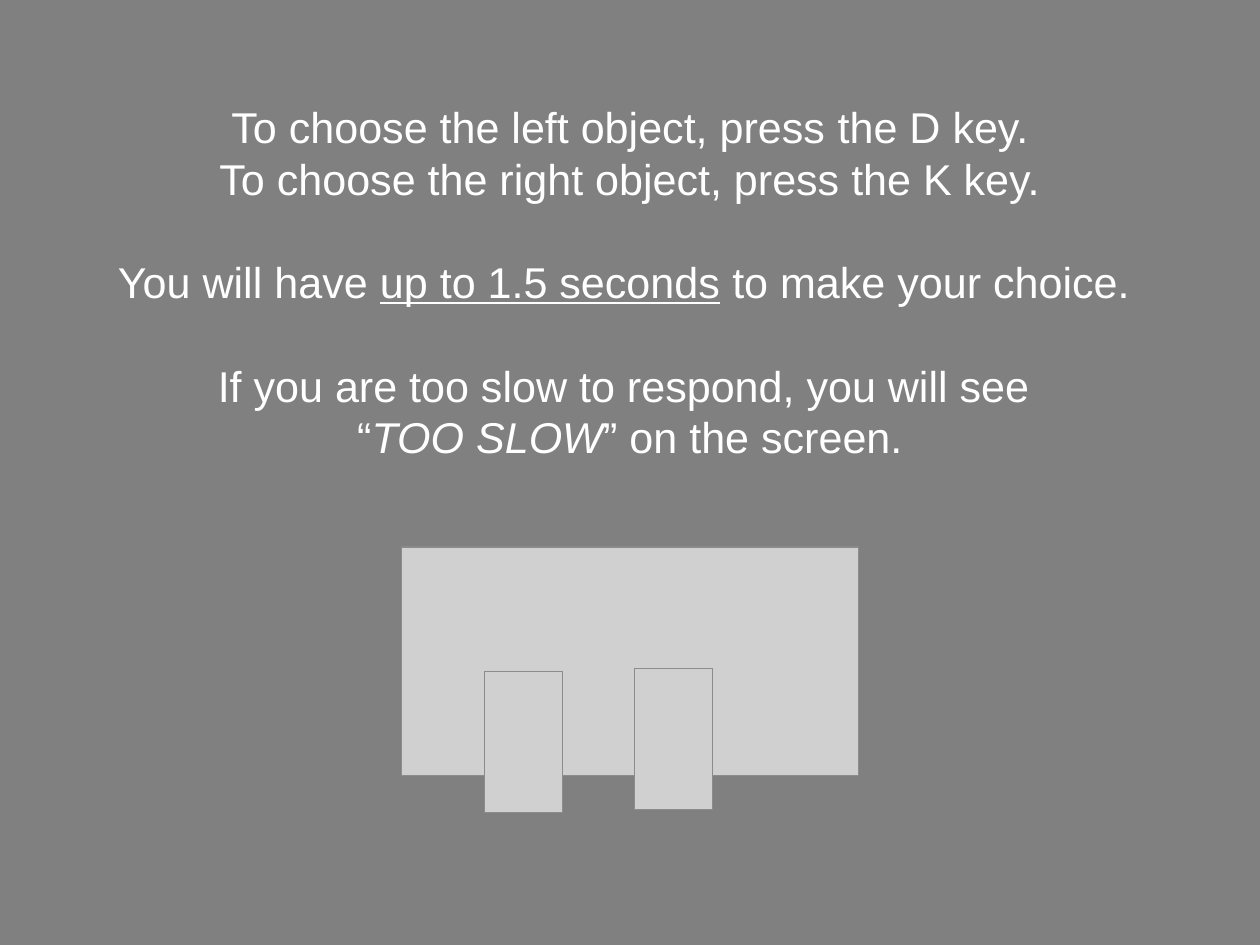
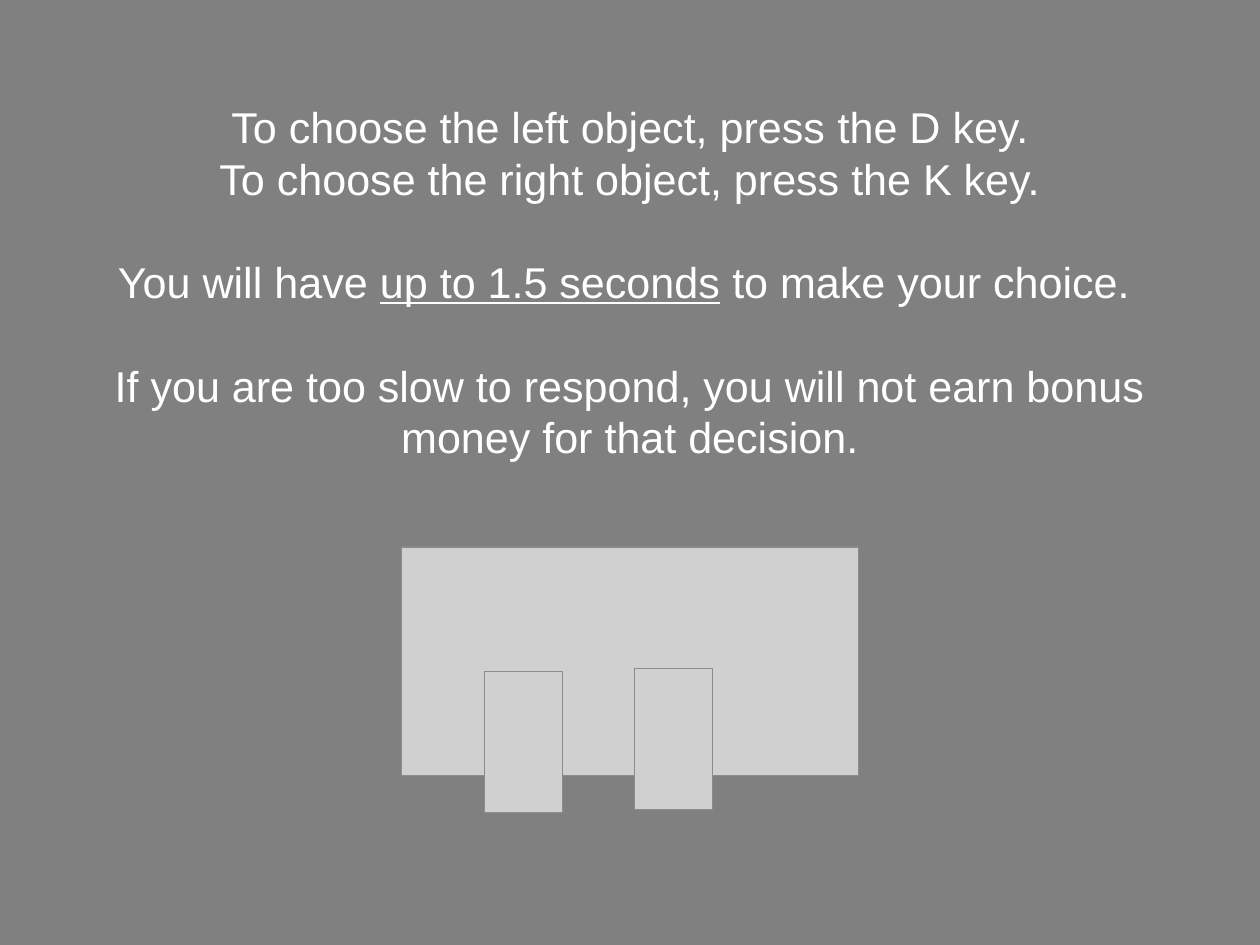
Before and after one commit to NatalieBiderman/Categories_fMRI_MTurk, a slide deck: slide 43 of static/Tools/fMRIDirections.pptx. Drawn at 1260x945 pixels with LibreOffice and Linux fonts; fonts in the diff are those of the drawing; grey boxes stand for pictures. Boxes give left, top, right and bottom in pixels: in the first picture for what was removed or moved away, otherwise in the second. Text is boxed around its words. In the diff, an @@ line names an element or a change of style, - is before the commit and + after.

```diff
--- a/static/Tools/fMRIDirections.pptx
+++ b/static/Tools/fMRIDirections.pptx
@@ subtitle at [115, 371, 1143, 462]: text changed @@
-If you are too slow to respond, you will see
-“TOO SLOW” on the screen.
+If you are too slow to respond, you will not earn bonus money for that decision.
```
Also in this commit, not shown: 7 other slides changed, 18 other files.
